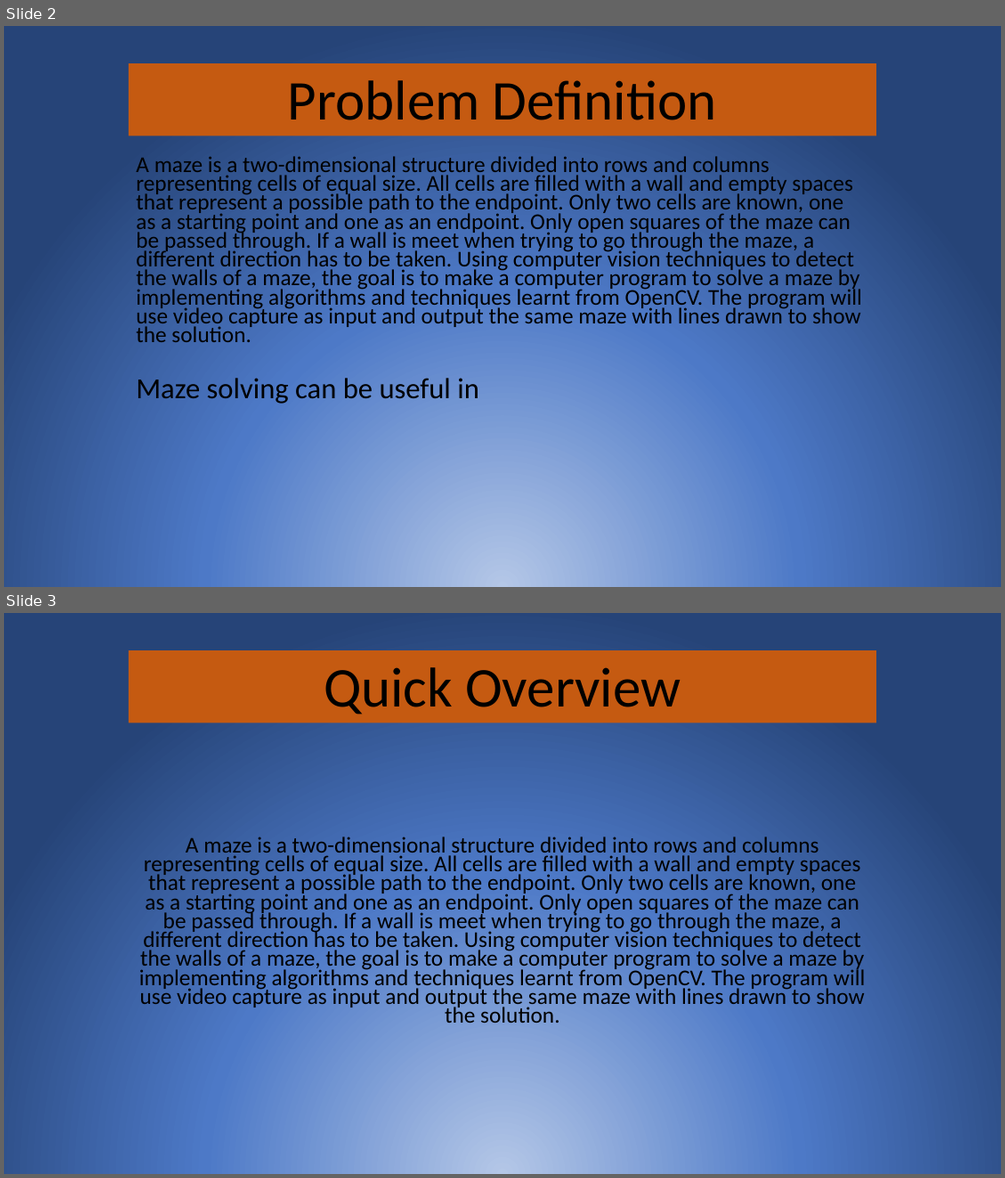
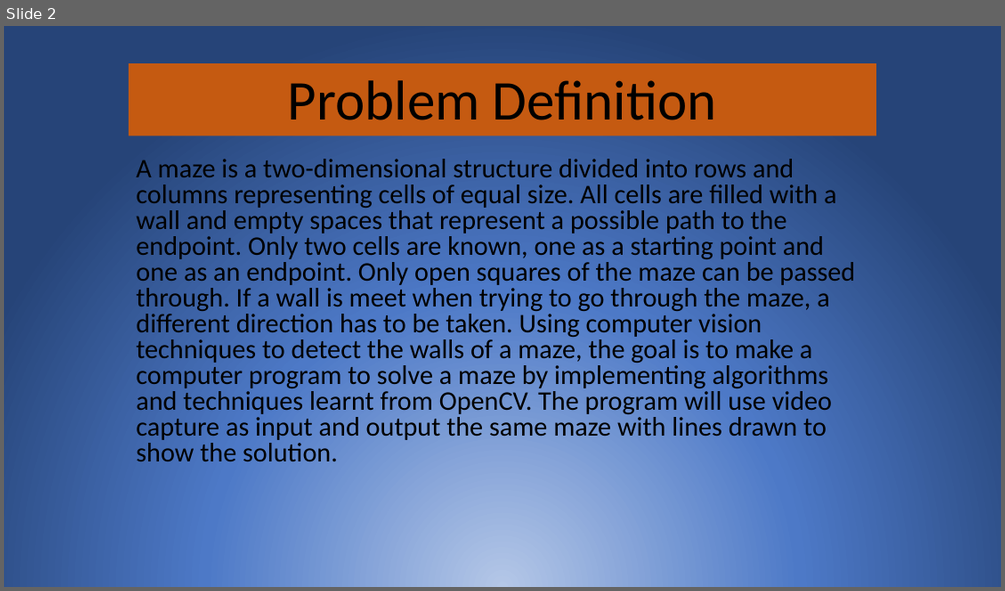
Before and after one commit to BenLee8602/maze-solver, a slide deck: Presentation1.pptx. Shown one above the other, each under a label of ours: slides 2 and 3 before the commit, slide 2 after it. The pictures are 1005x1178 and 1005x591 pixels, drawn with LibreOffice and Linux fonts; fonts in the diff are those of the drawing. Boxes give left, top, right and bottom in pixels: in the first picture for what was removed or moved away, otherwise in the second. Text is boxed around its words. In the diff, an @@ line names an element or a change of style, - is before the commit and + after.

```diff
--- a/Presentation1.pptx
+++ b/Presentation1.pptx
@@ slide 3 removed at box(4, 613, 1001, 1174), background gradient #B4C7E7 to #4D79C7 to #264478 @@
@@ title removed at box(129, 650, 877, 723) @@
-Quick Overview
@@ subtitle removed at box(139, 836, 866, 1022) @@
-A maze is a two-dimensional structure divided into rows and columns representing cells of equal size. All cells are filled with a wall and empty spaces that represent a possible path to the endpoint. Only two cells are known, one as a starting point and one as an endpoint. Only open squares of the maze can be passed through. If a wall is meet when trying to go through the maze, a different direction has to be taken. Using computer vision techniques to detect the walls of a maze, the goal is to make a computer program to solve a maze by implementing algorithms and techniques learnt from OpenCV. The program will use video capture as input and output the same maze with lines drawn to show the solution.
@@ slide 2 changed as well @@
@@ subtitle "A maze is a two-dimensional ..." at box(136, 159, 855, 462): size 21.7 to 25.9 pt; line spacing 0.7 to 0.8 @@
@@ text removed at box(136, 378, 479, 403) @@
-Maze solving can be useful in
```
Also in this commit, not shown: 1 other slide changed, 5 slides added, 2 other slides removed.
